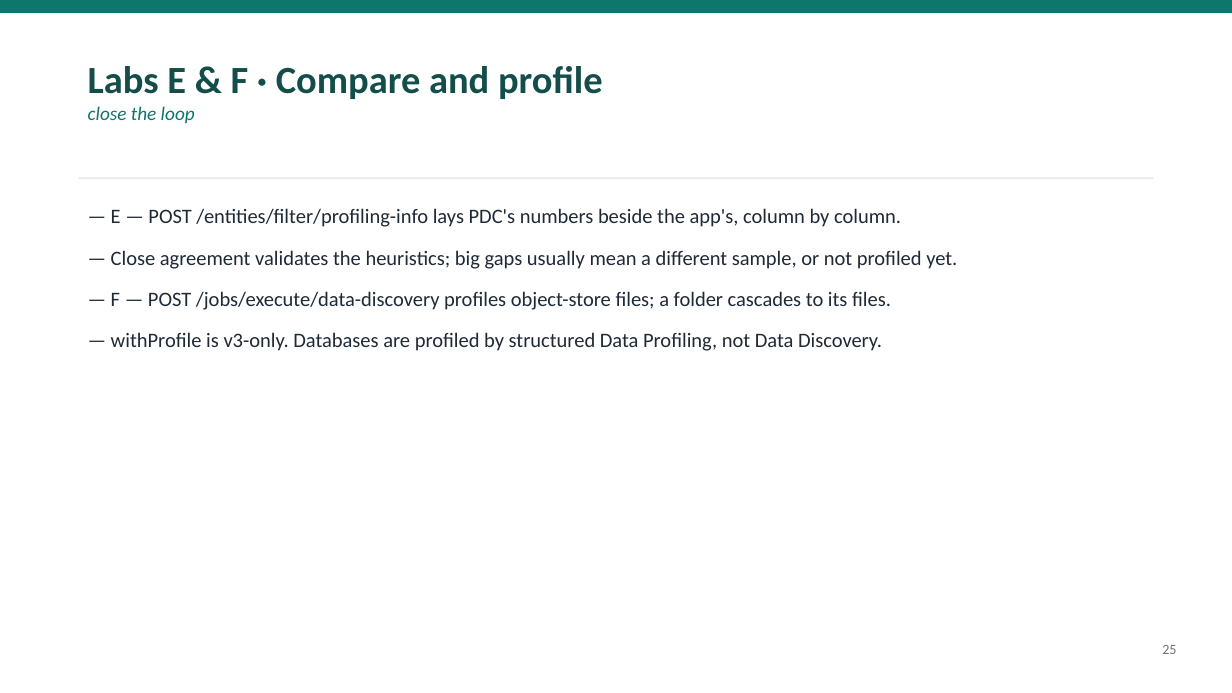
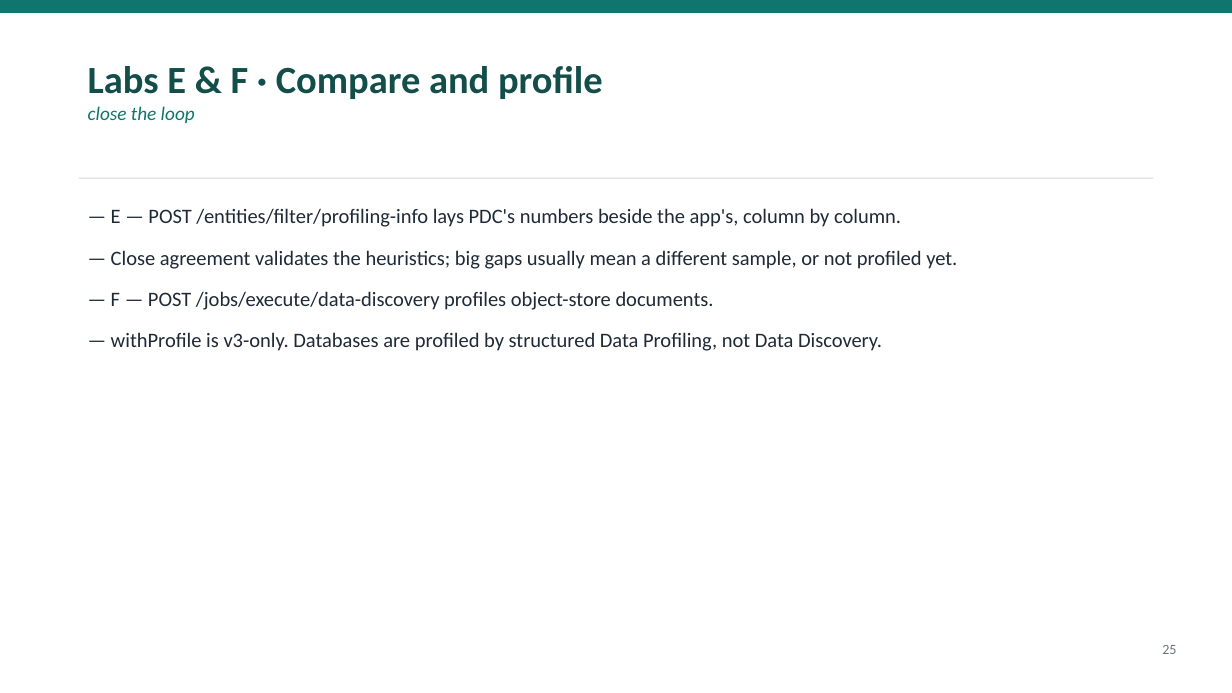
Before and after one commit to jporeilly/PDC-Scenarios, a slide deck: slide 25 of courseware/CSCU/Platform/Technical-Track/01-Glossary-Generator-App/Glossary-Generator.pptx. Drawn at 1232x693 pixels with LibreOffice and Linux fonts; fonts in the diff are those of the drawing. Boxes give left, top, right and bottom in pixels: in the first picture for what was removed or moved away, otherwise in the second. Text is boxed around its words. In the diff, an @@ line names an element or a change of style, - is before the commit and + after.

```diff
--- a/courseware/CSCU/Platform/Technical-Track/01-Glossary-Generator-App/Glossary-Generator.pptx
+++ b/courseware/CSCU/Platform/Technical-Track/01-Glossary-Generator-App/Glossary-Generator.pptx
@@ text at (111, 291, 714, 310): text changed @@
-— F — POST /jobs/execute/data-discovery profiles object-store files; a folder cascades to its files.
+— F — POST /jobs/execute/data-discovery profiles object-store documents.
```
Also in this commit, not shown: 7 other slides changed, 2 slides added, 4 other files.
